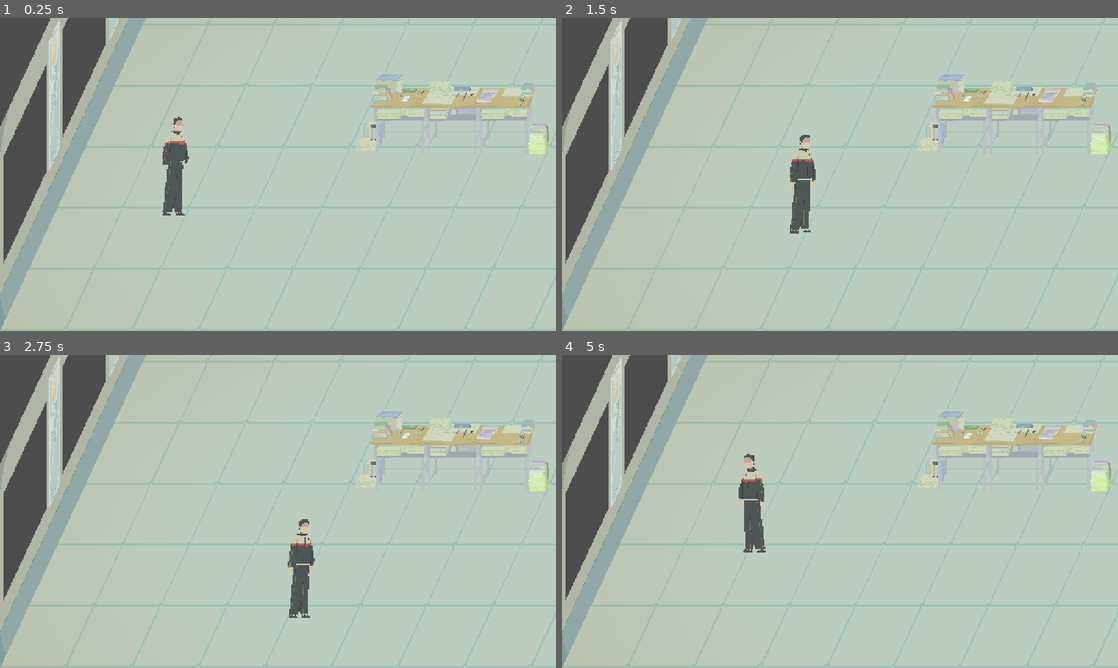
Above: before the commit, frames 1-4 (two rows, left to right).
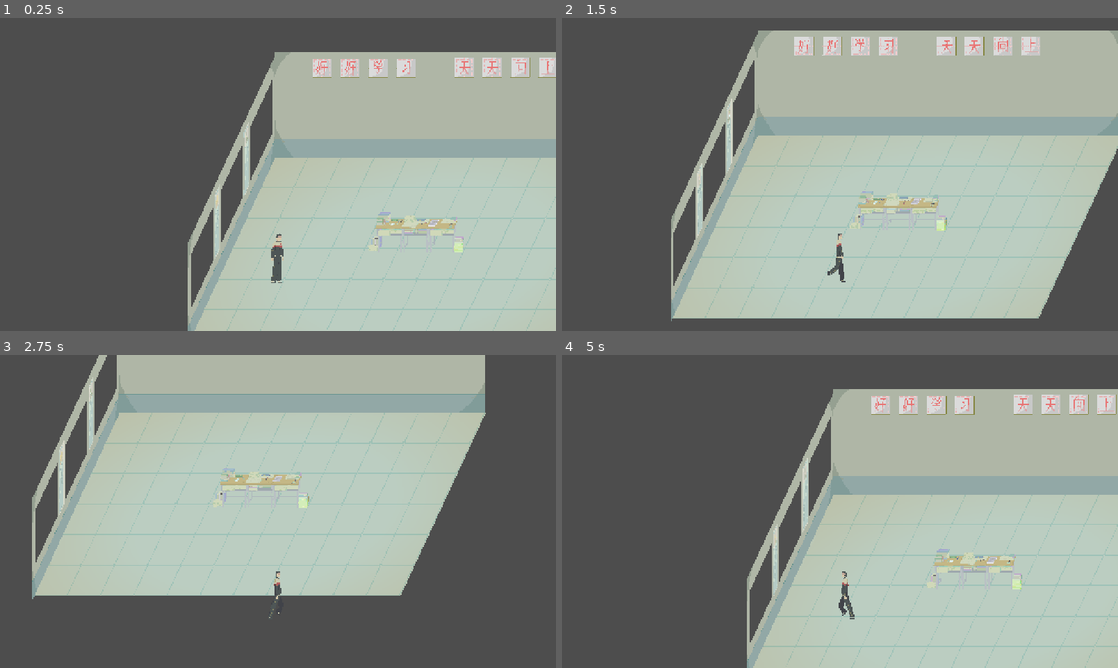
Above: after the commit, the same moments.

Repository: mu142857/School-Rules
Game: Godot game, scene res://locations/classroom 1/classroom_1.tscn
Two runs of this game, one before a commit and one after it. Both use one fixed random seed, a clock stepped at 60 frames per second and the inputs below. The project has no main scene, so this scene is started directly.
Inputs (mouse positions are in pixels of both pictures, inside the frame that each line leads up to):
- Up to frame 1 (0.25 s): no input
- Up to frame 2 (1.5 s): move the mouse to (962, 158) at 0.52 s; hold D (ui_right) 0.53-1.28 s; move the mouse to (728, 190) at 1.27 s; hold S (ui_down) from 1.28 s (still down)
- Up to frame 3 (2.75 s): move the mouse to (333, 442) at 2.02 s; release S (ui_down) at 2.03 s; hold D (ui_right) from 2.03 s (still down)
- Up to frame 4 (5 s): move the mouse to (812, 574) at 2.77 s; release D (ui_right) at 2.78 s; hold W (ui_up) 2.78-3.53 s; move the mouse to (1006, 558) at 3.52 s; hold A (ui_left) from 3.53 s (still down); move the mouse to (673, 464) at 4.27 s

The runs differ from the first frame. In frame 1, 63% of the frame differs, in the area x 0-100%, y 0-100%; in frame 2, 54%; in frame 3, 56%; in frame 4, 63%.

Commit message:
Update player animation and movement

Diff:
--- a/senior-year-of-high-school/characters/player/empty(0).gd
+++ b/senior-year-of-high-school/characters/player/empty(0).gd
@@ -1,4 +1,7 @@
 # StateMachine/Empty(0)
 
 extends Basic_State
-# 空状态，什么都不做
+# 空状态
+
+func enter():
+	get_parent().change_state(1)
--- a/senior-year-of-high-school/characters/player/idle(1).gd
+++ b/senior-year-of-high-school/characters/player/idle(1).gd
@@ -2,14 +2,18 @@
 
 extends Basic_State
 
-@onready var player: CharacterBody2D = get_parent().get_parent()
-@onready var ani2d: AnimatedSprite2D = player.get_node("AnimatedSprite2D")
-@onready var state_machine: State_Manager = get_parent()
+@onready var player: CharacterBody2D = $"../.."
+@onready var animated_sprite: AnimatedSprite2D = $"../../AnimatedSprite2D"
 
 func enter():
-	ani2d.play("Idle")
+	animated_sprite.play("Idle")
+	player.velocity = Vector2.ZERO
 
 func process():
-	# 有输入就切换到Walk
-	if player.direction != Vector2.ZERO:
-		state_machine.change_state(2)
+	var direction = Input.get_vector("ui_left", "ui_right", "ui_up", "ui_down")
+
+	if direction != Vector2.ZERO:
+		get_parent().change_state(2)  # Walk state
+
+func exit():
+	pass
--- a/senior-year-of-high-school/characters/player/player.gd
+++ b/senior-year-of-high-school/characters/player/player.gd
@@ -1,21 +1,15 @@
+# res://characters/player/player.gd
+
 extends CharacterBody2D
 
-const SPEED: float = 200.0
-
-var direction: Vector2 = Vector2.ZERO
+const SPEED: float = 500.0
 
 @onready var state_machine: State_Manager = $StateMachine
 @onready var ani2d: AnimatedSprite2D = $AnimatedSprite2D
 
+func _ready() -> void:
+	state_machine.change_state(1)
+
 @warning_ignore("unused_parameter")
 func _physics_process(delta: float) -> void:
-	# 获取输入方向
-	direction = Input.get_vector("ui_left", "ui_right", "ui_up", "ui_down")
-
-	# 移动
-	velocity = direction * SPEED
-	move_and_slide()
-
-	# 翻转sprite（面向左/右）
-	if direction.x != 0:
-		ani2d.flip_h = direction.x < 0
+	pass
--- a/senior-year-of-high-school/characters/player/player.tscn
+++ b/senior-year-of-high-school/characters/player/player.tscn
@@ -106,9 +106,8 @@
 
 [node name="AnimatedSprite2D" type="AnimatedSprite2D" parent="."]
 sprite_frames = SubResource("SpriteFrames_6t23p")
-animation = &"Idle"
+animation = &"Walk"
 autoplay = "Idle"
-frame_progress = 0.4581256
 offset = Vector2(10, -124)
 
 [node name="StateMachine" type="Node" parent="."]
@@ -142,3 +141,7 @@
 [node name="CollisionShape2D" type="CollisionShape2D" parent="."]
 position = Vector2(-0.5, -114)
 shape = SubResource("RectangleShape2D_tory2")
+
+[node name="Camera2D" type="Camera2D" parent="."]
+offset = Vector2(0, -500)
+zoom = Vector2(0.5, 0.5)
--- a/senior-year-of-high-school/characters/player/walk(2).gd
+++ b/senior-year-of-high-school/characters/player/walk(2).gd
@@ -2,14 +2,29 @@
 
 extends Basic_State
 
-@onready var player: CharacterBody2D = get_parent().get_parent()
-@onready var ani2d: AnimatedSprite2D = player.get_node("AnimatedSprite2D")
-@onready var state_machine: State_Manager = get_parent()
+@onready var player: CharacterBody2D = $"../.."
+@onready var animated_sprite: AnimatedSprite2D = $"../../AnimatedSprite2D"
 
 func enter():
-	ani2d.play("Walk")
+	animated_sprite.play("Walk")
 
 func process():
-	# 没输入就切换回Idle
-	if player.direction == Vector2.ZERO:
-		state_machine.change_state(1)
+	var direction = Input.get_vector("ui_left", "ui_right", "ui_up", "ui_down")
+
+	if direction == Vector2.ZERO:
+		get_parent().change_state(1)  # Idle state
+		return
+
+	# 移动逻辑
+	player.velocity = direction * player.SPEED
+
+	# 翻转角色朝向
+	if direction.x > 0:
+		animated_sprite.flip_h = false
+	elif direction.x < 0:
+		animated_sprite.flip_h = true
+
+	player.move_and_slide()
+
+func exit():
+	pass
